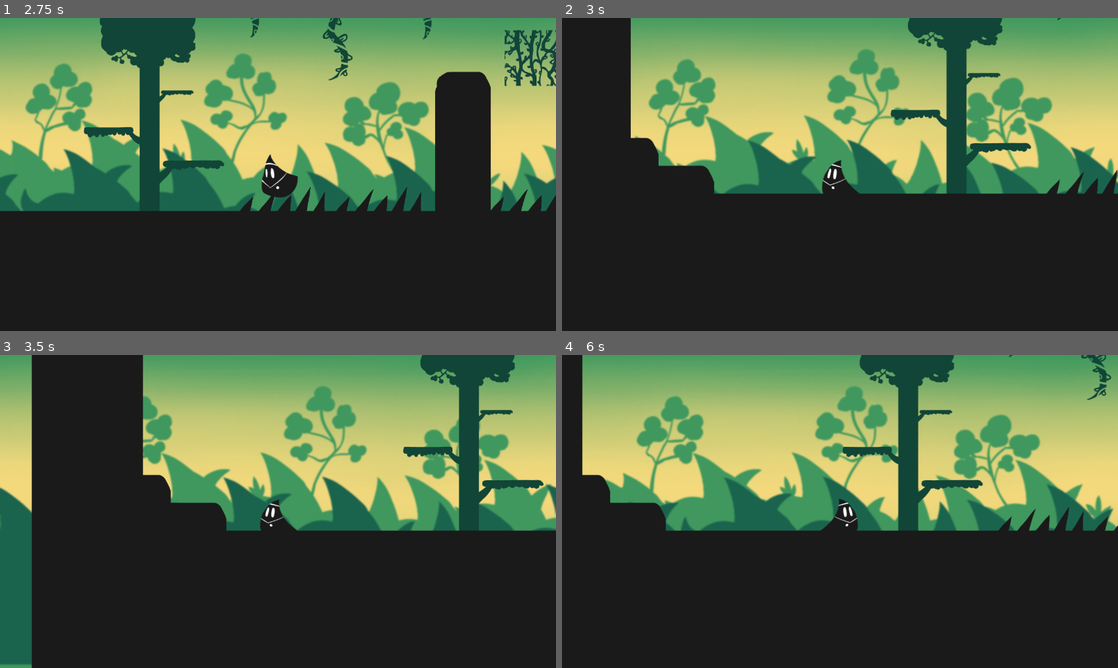
Above: before the commit, frames 1-4 (two rows, left to right).
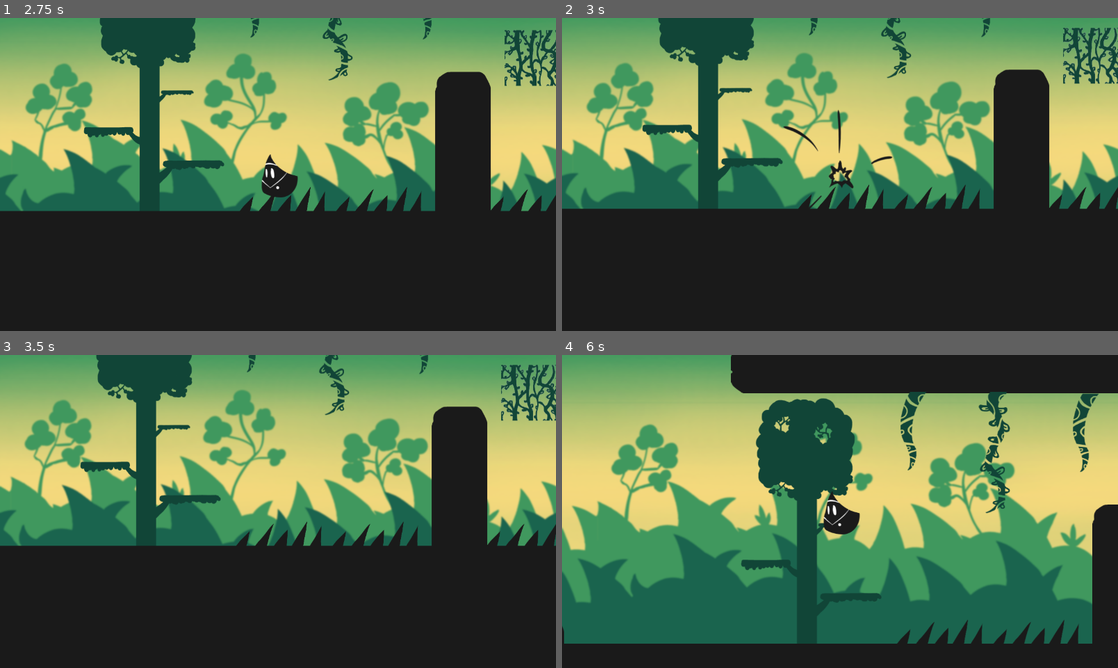
Above: after the commit, the same moments.

Repository: NicholasFlood2000/PirateSoftwareShadowAlchemy
Game: Godot game, scene res://Scenes/MainMenu.tscn
The game is run twice, just before and just after one commit, with the same random seed, the same clock (stepped at 60 frames per second) and the same inputs.
Inputs:
- Up to frame 1 (2.75 s): click "Play Game" at 0.5 s; tap Enter at 1.25 s; hold D (MoveRight) from 1.28 s (still down); tap J (Interact) at 1.35, 2.1 s; tap Space (Jump) at 1.52, 2.27 s
- Up to frame 2 (3 s): release D (MoveRight) at 2.78 s; hold Left (MoveLeft) from 2.78 s (still down); tap J (Interact) at 2.85 s
- Up to frame 3 (3.5 s): keep holding Left (MoveLeft)
- Up to frame 4 (6 s): release Left (MoveLeft) at 3.53 s; hold D (MoveRight) 3.53-5.03 s; tap J (Interact) every 0.75 s from 3.6 to 5.85 s; tap Space (Jump) at 3.77, 4.52, 5.27 s; hold Left (MoveLeft) 5.03-5.78 s; hold D (MoveRight) from 5.78 s (still down)

Frame 1 is identical in both runs. In frame 2, 38% of the frame differs, in the area x 0-100%, y 0-62%; in frame 3, 40%; in frame 4, 67%, in the area x 0-100%, y 0-93%.

Commit message:
Added death animation

Diff:
--- a/Scenes/Levels/Level_2.tscn
+++ b/Scenes/Levels/Level_2.tscn
@@ -8,6 +8,7 @@
 [ext_resource type="PackedScene" uid="uid://wbigjlgrc47" path="res://Scenes/Objects/Spike/spike2.tscn" id="6_vtryl"]
 [ext_resource type="PackedScene" uid="uid://dxs8oe7i6o6lr" path="res://Scenes/Objects/PowerFlowers/WaterPowerFlower.tscn" id="7_fbyol"]
 [ext_resource type="PackedScene" uid="uid://dm0ciksd1jpgx" path="res://Scenes/Objects/Spike/Spike.tscn" id="8_eylyf"]
+[ext_resource type="PackedScene" uid="uid://cw0diiawdgh5a" path="res://Scenes/Objects/Seaweed/sea_weed.tscn" id="9_lv7d6"]
 
 [node name="BaseLevel" instance=ExtResource("1_x334a")]
 
@@ -57,3 +58,6 @@
 [node name="Spike7" parent="." index="17" instance=ExtResource("6_vtryl")]
 position = Vector2(3065, 571)
 rotation = -1.57079
+
+[node name="SeaWeed" parent="." index="18" instance=ExtResource("9_lv7d6")]
+position = Vector2(1239, 505)
--- /dev/null
+++ b/Scenes/Objects/Seaweed/sea_weed.tscn
@@ -0,0 +1,52 @@
+[gd_scene load_steps=5 format=3 uid="uid://cw0diiawdgh5a"]
+
+[ext_resource type="Texture2D" uid="uid://buouq7nxsxogu" path="res://Assets/Graphics/KelpSheet.png" id="1_0sg7v"]
+
+[sub_resource type="Animation" id="Animation_do3e5"]
+resource_name = "loop"
+length = 0.85
+loop_mode = 1
+step = 0.05
+tracks/0/type = "value"
+tracks/0/imported = false
+tracks/0/enabled = true
+tracks/0/path = NodePath(".:frame")
+tracks/0/interp = 1
+tracks/0/loop_wrap = true
+tracks/0/keys = {
+"times": PackedFloat32Array(0, 0.15, 0.3, 0.45, 0.6, 0.75),
+"transitions": PackedFloat32Array(1, 1, 1, 1, 1, 1),
+"update": 1,
+"values": [0, 1, 2, 3, 4, 2]
+}
+
+[sub_resource type="Animation" id="Animation_s73xj"]
+length = 0.001
+tracks/0/type = "value"
+tracks/0/imported = false
+tracks/0/enabled = true
+tracks/0/path = NodePath(".:frame")
+tracks/0/interp = 1
+tracks/0/loop_wrap = true
+tracks/0/keys = {
+"times": PackedFloat32Array(0),
+"transitions": PackedFloat32Array(1),
+"update": 1,
+"values": [0]
+}
+
+[sub_resource type="AnimationLibrary" id="AnimationLibrary_3tmsx"]
+_data = {
+"RESET": SubResource("Animation_s73xj"),
+"loop": SubResource("Animation_do3e5")
+}
+
+[node name="SeaWeed" type="Sprite2D"]
+texture = ExtResource("1_0sg7v")
+hframes = 5
+
+[node name="AnimationPlayer" type="AnimationPlayer" parent="."]
+libraries = {
+"": SubResource("AnimationLibrary_3tmsx")
+}
+autoplay = "loop"
--- a/Scenes/player.tscn
+++ b/Scenes/player.tscn
@@ -1,8 +1,10 @@
-[gd_scene load_steps=59 format=3 uid="uid://5eyjl134dorw"]
+[gd_scene load_steps=67 format=3 uid="uid://5eyjl134dorw"]
 
 [ext_resource type="Script" path="res://Scripts/Player.gd" id="1_wk67q"]
 [ext_resource type="Texture2D" uid="uid://bsd72vhvg47n2" path="res://Assets/Graphics/playerchar.png" id="2_2ht03"]
+[ext_resource type="Texture2D" uid="uid://w2ildufaocrh" path="res://Assets/Graphics/DeathParticleSheet.png" id="2_eo01h"]
 [ext_resource type="Texture2D" uid="uid://dnlljebu8bf6k" path="res://Assets/Graphics/Waterform_body.png" id="3_xq8qj"]
+[ext_resource type="Texture2D" uid="uid://46bbgf1k70km" path="res://Assets/Graphics/TransformationSheet.png" id="3_yr6ch"]
 [ext_resource type="Texture2D" uid="uid://dsnn07imbuk0d" path="res://Assets/Graphics/FinsSheet.png" id="4_8w0o1"]
 [ext_resource type="Texture2D" uid="uid://cj6d5pd13nrxk" path="res://Assets/Graphics/Waterform_fins.png" id="4_a02mj"]
 [ext_resource type="Texture2D" uid="uid://b62qvq4eqtqw0" path="res://Assets/Graphics/Earthform_body.png" id="6_fm8xj"]
@@ -10,6 +12,127 @@
 
 [sub_resource type="RectangleShape2D" id="RectangleShape2D_chcsq"]
 size = Vector2(44, 76)
+
+[sub_resource type="Animation" id="Animation_ond6v"]
+length = 0.001
+tracks/0/type = "value"
+tracks/0/imported = false
+tracks/0/enabled = true
+tracks/0/path = NodePath(".:frame")
+tracks/0/interp = 1
+tracks/0/loop_wrap = true
+tracks/0/keys = {
+"times": PackedFloat32Array(0),
+"transitions": PackedFloat32Array(1),
+"update": 1,
+"values": [0]
+}
+tracks/1/type = "value"
+tracks/1/imported = false
+tracks/1/enabled = true
+tracks/1/path = NodePath(".:visible")
+tracks/1/interp = 1
+tracks/1/loop_wrap = true
+tracks/1/keys = {
+"times": PackedFloat32Array(0),
+"transitions": PackedFloat32Array(1),
+"update": 1,
+"values": [false]
+}
+
+[sub_resource type="Animation" id="Animation_rmsgy"]
+resource_name = "start"
+tracks/0/type = "value"
+tracks/0/imported = false
+tracks/0/enabled = true
+tracks/0/path = NodePath(".:frame")
+tracks/0/interp = 1
+tracks/0/loop_wrap = true
+tracks/0/keys = {
+"times": PackedFloat32Array(0, 0.1, 0.2, 0.3, 0.4),
+"transitions": PackedFloat32Array(1, 1, 1, 1, 1),
+"update": 1,
+"values": [0, 1, 2, 3, 4]
+}
+tracks/1/type = "value"
+tracks/1/imported = false
+tracks/1/enabled = true
+tracks/1/path = NodePath(".:visible")
+tracks/1/interp = 1
+tracks/1/loop_wrap = true
+tracks/1/keys = {
+"times": PackedFloat32Array(0, 0.5),
+"transitions": PackedFloat32Array(1, 1),
+"update": 1,
+"values": [true, false]
+}
+
+[sub_resource type="AnimationLibrary" id="AnimationLibrary_1q1e6"]
+_data = {
+"RESET": SubResource("Animation_ond6v"),
+"start": SubResource("Animation_rmsgy")
+}
+
+[sub_resource type="Animation" id="Animation_pfb0t"]
+resource_name = "start"
+length = 0.5
+tracks/0/type = "value"
+tracks/0/imported = false
+tracks/0/enabled = true
+tracks/0/path = NodePath(".:frame")
+tracks/0/interp = 1
+tracks/0/loop_wrap = true
+tracks/0/keys = {
+"times": PackedFloat32Array(0, 0.1, 0.2, 0.3),
+"transitions": PackedFloat32Array(1, 1, 1, 1),
+"update": 1,
+"values": [0, 1, 2, 3]
+}
+tracks/1/type = "value"
+tracks/1/imported = false
+tracks/1/enabled = true
+tracks/1/path = NodePath(".:visible")
+tracks/1/interp = 1
+tracks/1/loop_wrap = true
+tracks/1/keys = {
+"times": PackedFloat32Array(0, 0.4),
+"transitions": PackedFloat32Array(1, 1),
+"update": 1,
+"values": [true, false]
+}
+
+[sub_resource type="Animation" id="Animation_s2j8x"]
+length = 0.001
+tracks/0/type = "value"
+tracks/0/imported = false
+tracks/0/enabled = true
+tracks/0/path = NodePath(".:frame")
+tracks/0/interp = 1
+tracks/0/loop_wrap = true
+tracks/0/keys = {
+"times": PackedFloat32Array(0),
+"transitions": PackedFloat32Array(1),
+"update": 1,
+"values": [0]
+}
+tracks/1/type = "value"
+tracks/1/imported = false
+tracks/1/enabled = true
+tracks/1/path = NodePath(".:visible")
+tracks/1/interp = 1
+tracks/1/loop_wrap = true
+tracks/1/keys = {
+"times": PackedFloat32Array(0),
+"transitions": PackedFloat32Array(1),
+"update": 1,
+"values": [false]
+}
+
+[sub_resource type="AnimationLibrary" id="AnimationLibrary_afwa1"]
+_data = {
+"RESET": SubResource("Animation_s2j8x"),
+"start": SubResource("Animation_pfb0t")
+}
 
 [sub_resource type="Animation" id="Animation_0pui7"]
 length = 0.001
@@ -1181,6 +1304,28 @@
 position = Vector2(0, 6)
 shape = SubResource("RectangleShape2D_chcsq")
 
+[node name="DeathParticle" type="Sprite2D" parent="."]
+visible = false
+texture = ExtResource("2_eo01h")
+hframes = 5
+
+[node name="AnimationPlayer" type="AnimationPlayer" parent="DeathParticle"]
+libraries = {
+"": SubResource("AnimationLibrary_1q1e6")
+}
+
+[node name="TransformParticle" type="Sprite2D" parent="."]
+visible = false
+z_index = 5
+position = Vector2(-15, 10)
+texture = ExtResource("3_yr6ch")
+hframes = 4
+
+[node name="AnimationPlayer" type="AnimationPlayer" parent="TransformParticle"]
+libraries = {
+"": SubResource("AnimationLibrary_afwa1")
+}
+
 [node name="sprite" type="Node2D" parent="."]
 
 [node name="player_sprite" type="Sprite2D" parent="sprite"]
@@ -1220,9 +1365,6 @@
 }
 
 [node name="AnimationTree" type="AnimationTree" parent="."]
-libraries = {
-"": SubResource("AnimationLibrary_3y805")
-}
 tree_root = SubResource("AnimationNodeStateMachine_o2k5k")
 anim_player = NodePath("../AnimationPlayer")
 
--- a/Scripts/Player.gd
+++ b/Scripts/Player.gd
@@ -45,6 +45,7 @@
 var coyote_timer :float = 0.0
 var jump_buffer_timer :float = 0.0
 
+var is_dead: bool = false
 var in_net: bool = false
 var exited_net: bool = false
 var current_acceleration = acceleration
@@ -52,8 +53,11 @@
 func _ready():
 	get_tree().current_scene.BackgroundChanged.connect(_BackgroundChanged)
 
-
 func _physics_process(delta):
+	if not is_dead:
+		player_update(delta)
+
+func player_update(delta):
 	var input_direction :Vector2 = Vector2.ZERO
 	input_direction.x = Input.get_action_strength("MoveRight") - Input.get_action_strength("MoveLeft")#, "MoveUp", "MoveDown")
 	input_direction.y = Input.get_action_strength("MoveDown") - Input.get_action_strength("MoveUp")
@@ -297,7 +301,11 @@
 	return false
 
 func die() -> void:
-	get_tree().reload_current_scene()
+	$DeathParticle/AnimationPlayer.play("start")
+	$sprite.hide()
+	is_dead = true
+	await $DeathParticle/AnimationPlayer.animation_finished
+	get_tree().call_deferred("reload_current_scene")
 
 # reusable state machine code
 # I'm not lazy, I just hate redoing work.
Not shown, added: Assets/Graphics/AirformSheet.png.import
Not shown, added: Assets/Graphics/DeathParticleSheet.png.import
Binary file added: Assets/Graphics/KelpSheet.png
Not shown, added: Assets/Graphics/KelpSheet.png.import
Binary file added: Assets/Graphics/TransformationParticleSheet.png
Not shown, added: Assets/Graphics/TransformationParticleSheet.png.import
Not shown, added: Assets/Graphics/TransformationSheet.png.import
Not shown: 1 places in Scenes/Levels/Level_2.tscn that only renumber resources
